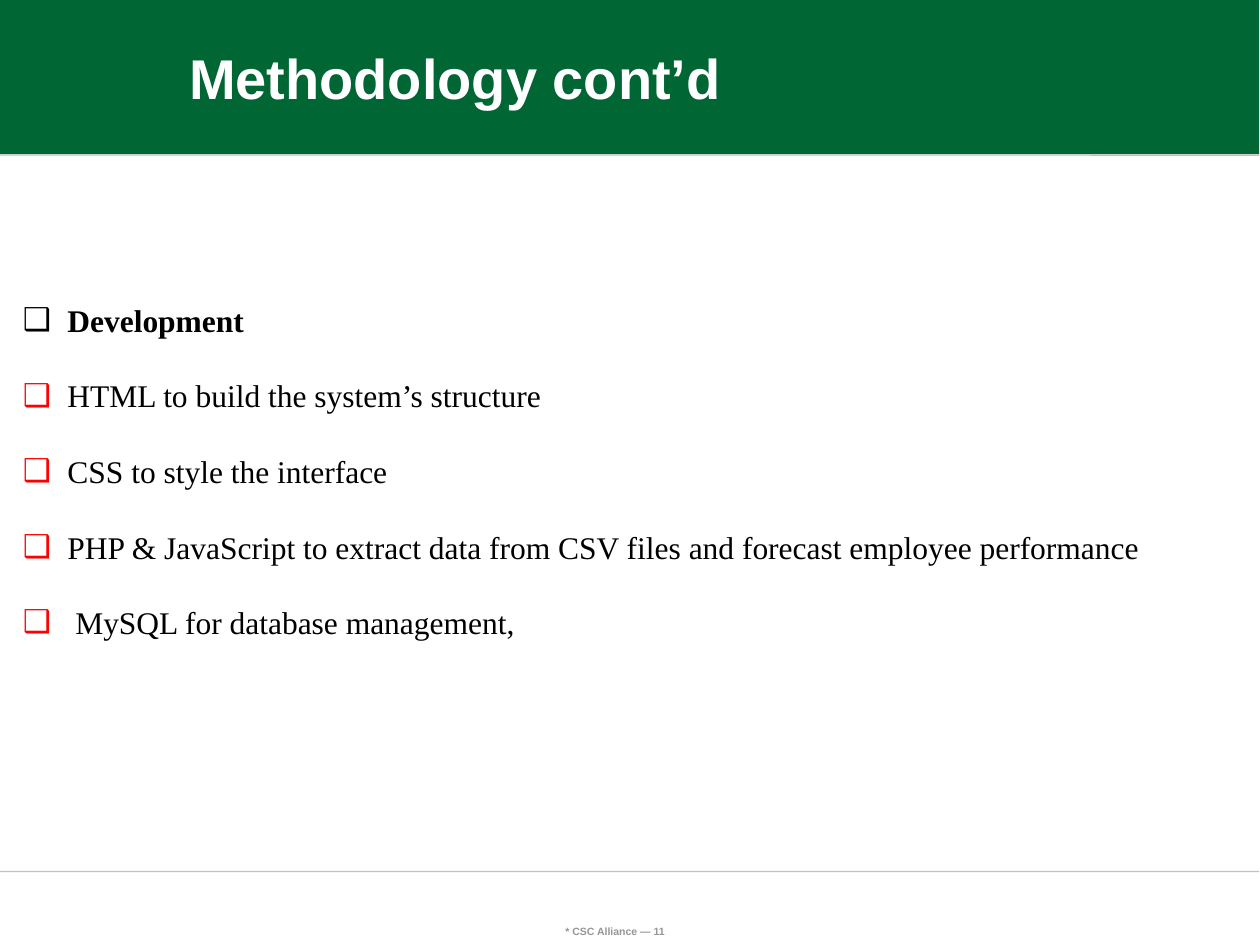
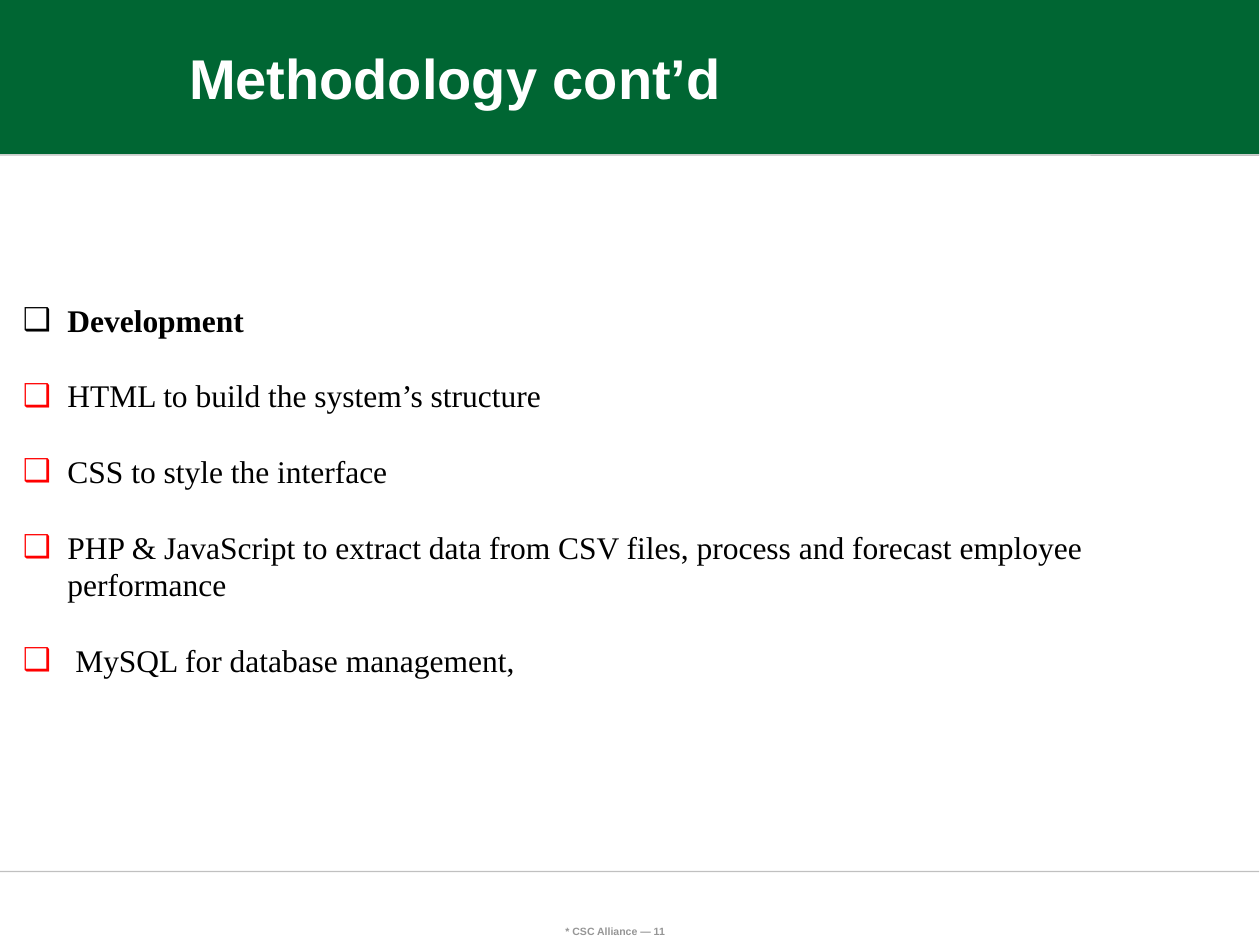
Before and after one commit to ISAMEL-B/EMPLOYEE-TRACKING-SYSTEM, a slide deck: slide 11 of group 7.pptx. Drawn at 1260x945 pixels with LibreOffice and Linux fonts; fonts in the diff are those of the drawing; background and template pictures are left out. Boxes give left, top, right and bottom in pixels: in the first picture for what was removed or moved away, otherwise in the second. Text is boxed around its words. In the diff, an @@ line names an element or a change of style, - is before the commit and + after.

```diff
--- a/group 7.pptx
+++ b/group 7.pptx
@@ text at bbox=[67, 537, 1082, 603]: text changed @@
-❑ PHP & JavaScript to extract data from CSV files and forecast employee performance
+❑ PHP & JavaScript to extract data from CSV files, process and forecast employee performance
```
Also in this commit, not shown: 6 other slides changed.
